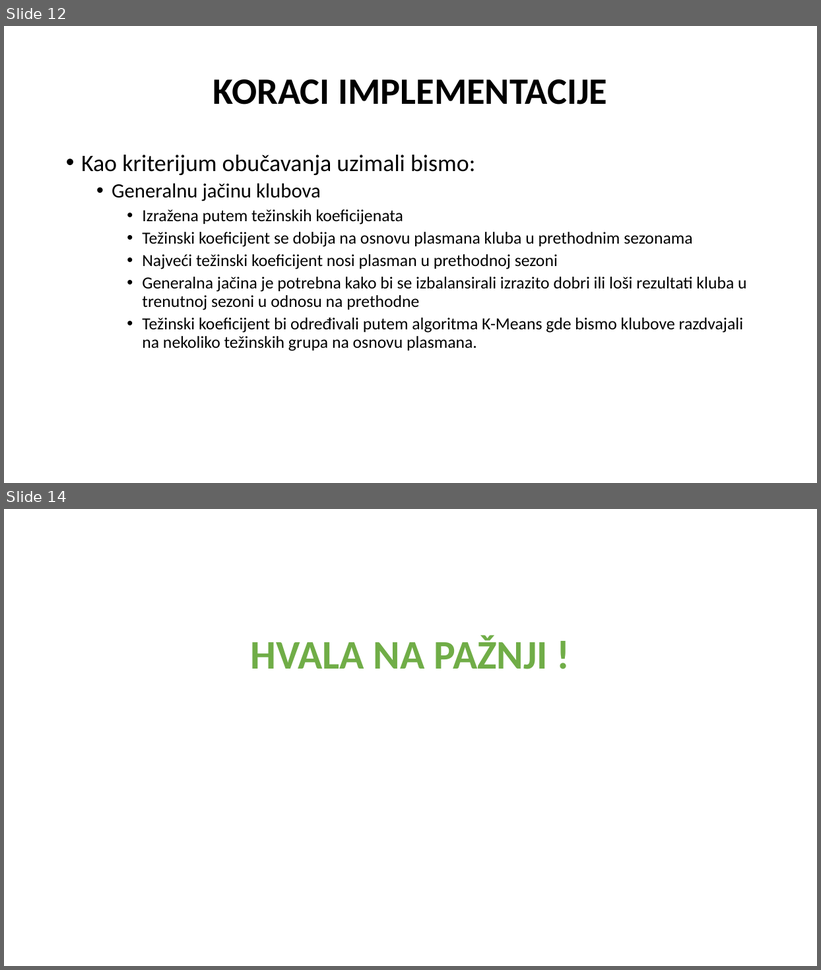
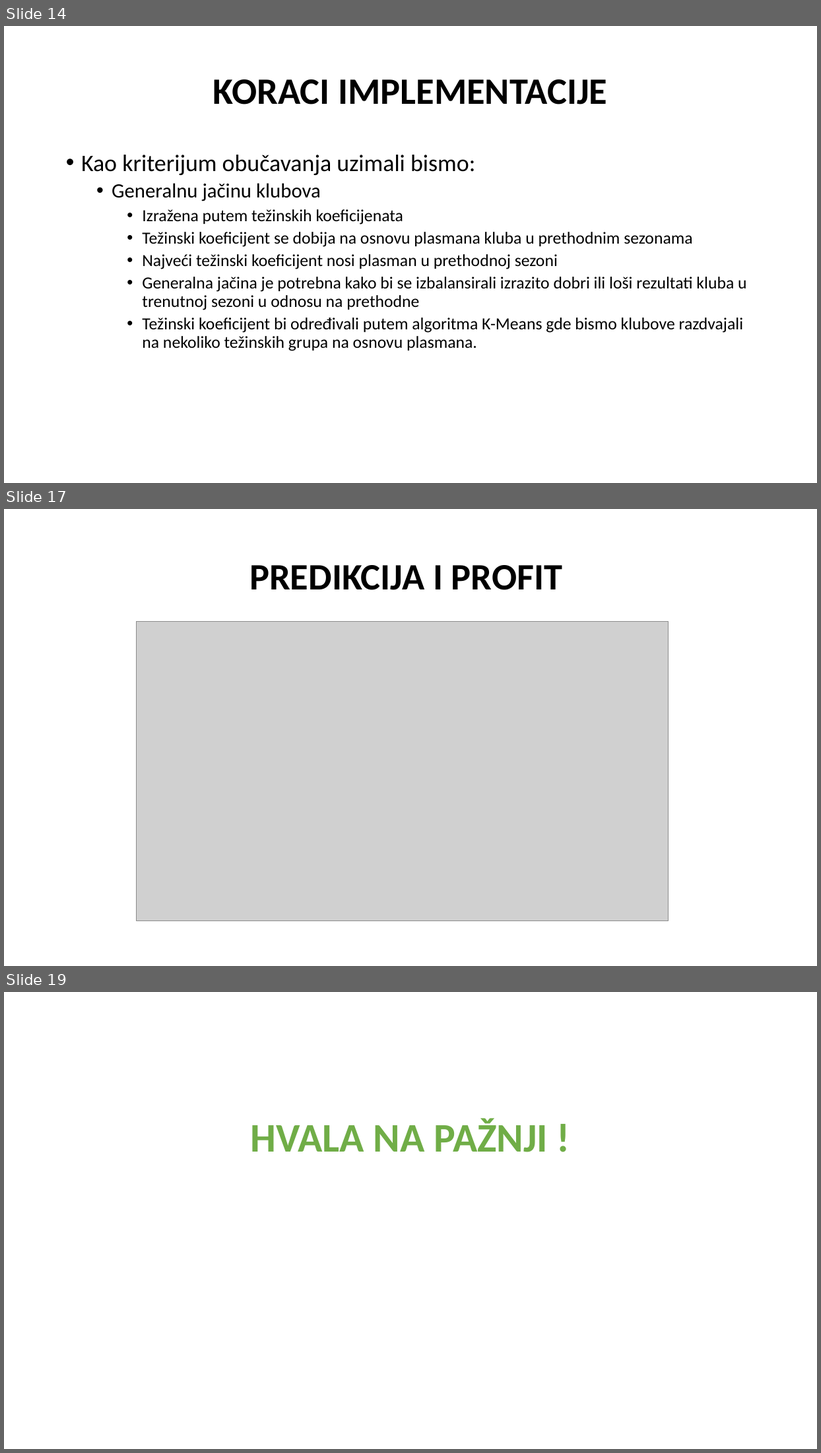
Before and after one commit to nemanjarogic/handball-betting-prediction, a slide deck: presentation-handball-betting.pptx. Shown one above the other, each under a label of ours: slides 12 and 14 before the commit, slides 14, 17 and 19 after it; the slides between them are not shown. The pictures are 821x970 and 821x1453 pixels, drawn with LibreOffice and Linux fonts; fonts in the diff are those of the drawing; grey boxes stand for pictures. Boxes give left, top, right and bottom in pixels: in the first picture for what was removed or moved away, otherwise in the second. Text is boxed around its words. In the diff, an @@ line names an element or a change of style, - is before the commit and + after.

```diff
--- a/presentation-handball-betting.pptx
+++ b/presentation-handball-betting.pptx
@@ slide 17 added at box(4, 509, 817, 966), background #FFFFFF @@
@@ title added at box(250, 565, 562, 590), 44 pt, text #000000, bold @@
+PREDIKCIJA I PROFIT
@@ picture added at box(137, 622, 669, 921) @@
@@ what was slide 12 is now slide 14 @@
@@ what was slide 14 is now slide 19 @@
```
Also in this commit, not shown: 5 slides changed, 4 other slides added.
